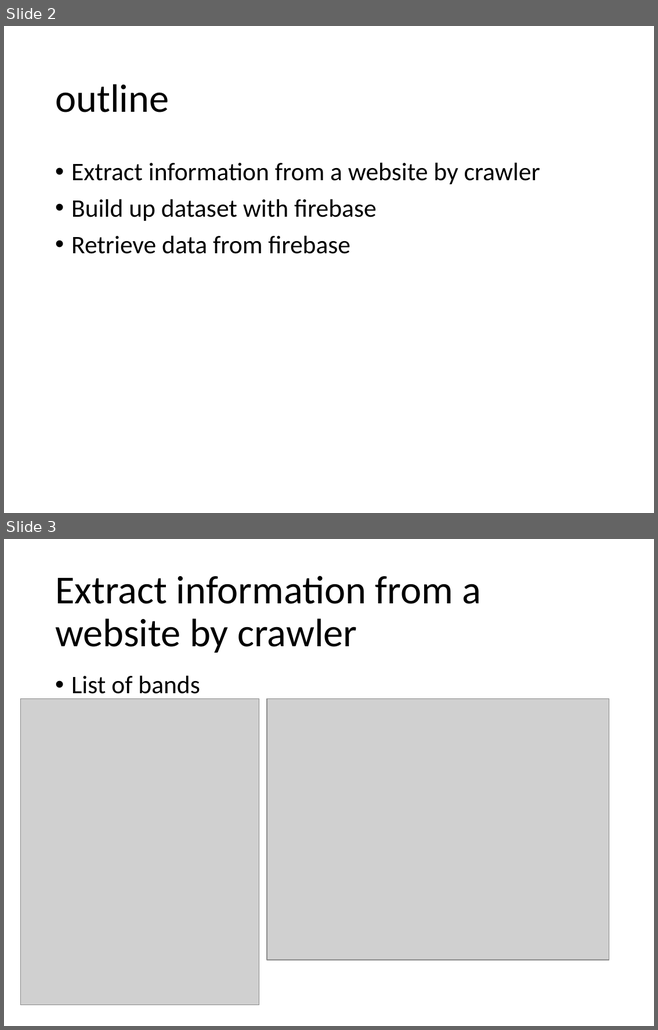
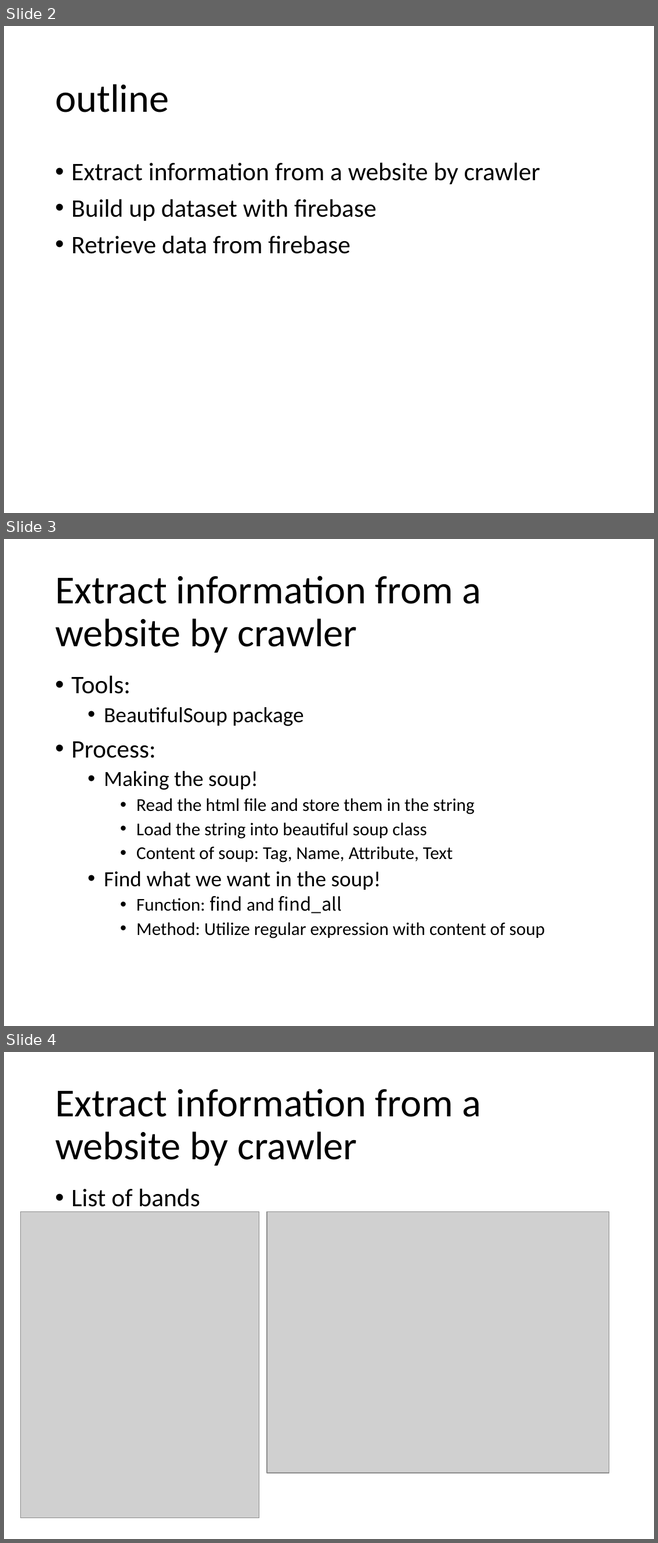
Before and after one commit to JoshuaW1990/comp150mob, a slide deck: lighteningtalk.pptx. Shown one above the other, each under a label of ours: slides 2 and 3 before the commit, slides 2, 3 and 4 after it. The pictures are 658x1030 and 658x1543 pixels, drawn with LibreOffice and Linux fonts; fonts in the diff are those of the drawing; grey boxes stand for pictures. Boxes give left, top, right and bottom in pixels: in the first picture for what was removed or moved away, otherwise in the second. Text is boxed around its words. In the diff, an @@ line names an element or a change of style, - is before the commit and + after.

```diff
--- a/lighteningtalk.pptx
+++ b/lighteningtalk.pptx
@@ slide 3 added at [4,539,654,1026], background #FFFFFF @@
@@ title added at [55,576,481,653], 44 pt, text #000000 @@
+Extract information from a website by crawler
@@ text added at [71,675,545,939], 20 pt, text #000000 @@
+• Tools:
+  • BeautifulSoup package
+• Process:
+  • Making the soup!
+    • Read the html file and store them in the string
+    • Load the string into beautiful soup class
+    • Content of soup: Tag, Name, Attribute, Text
+  • Find what we want in the soup!
+    • Function: find and find_all
+    • Method: Utilize regular expression with content of soup
@@ what was slide 3 is now slide 4 @@
```
Also in this commit, not shown: 32 other files.
